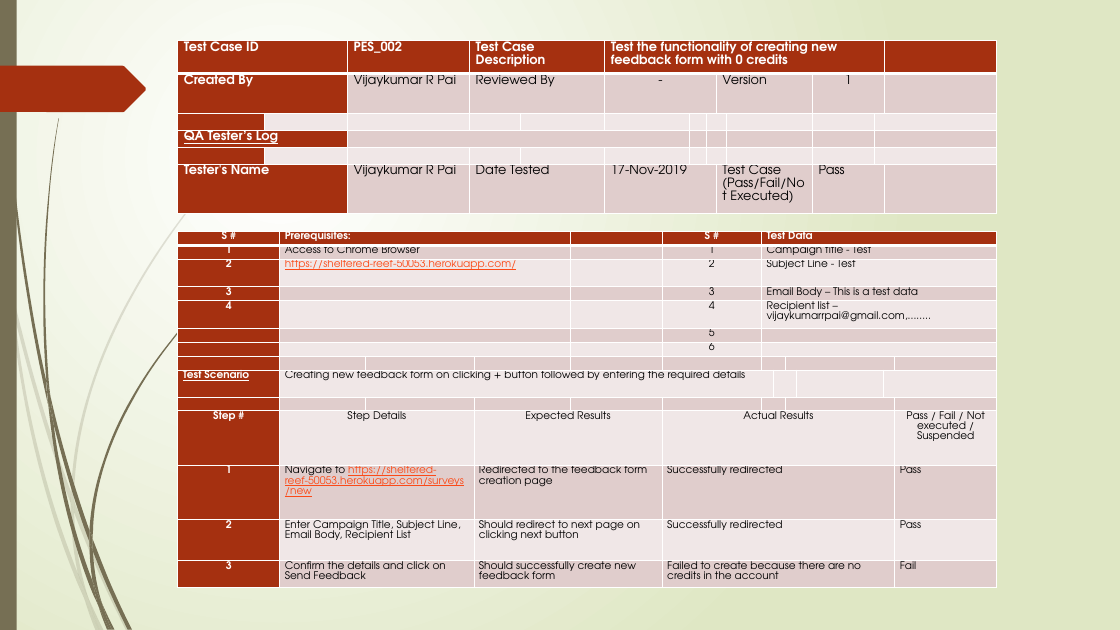
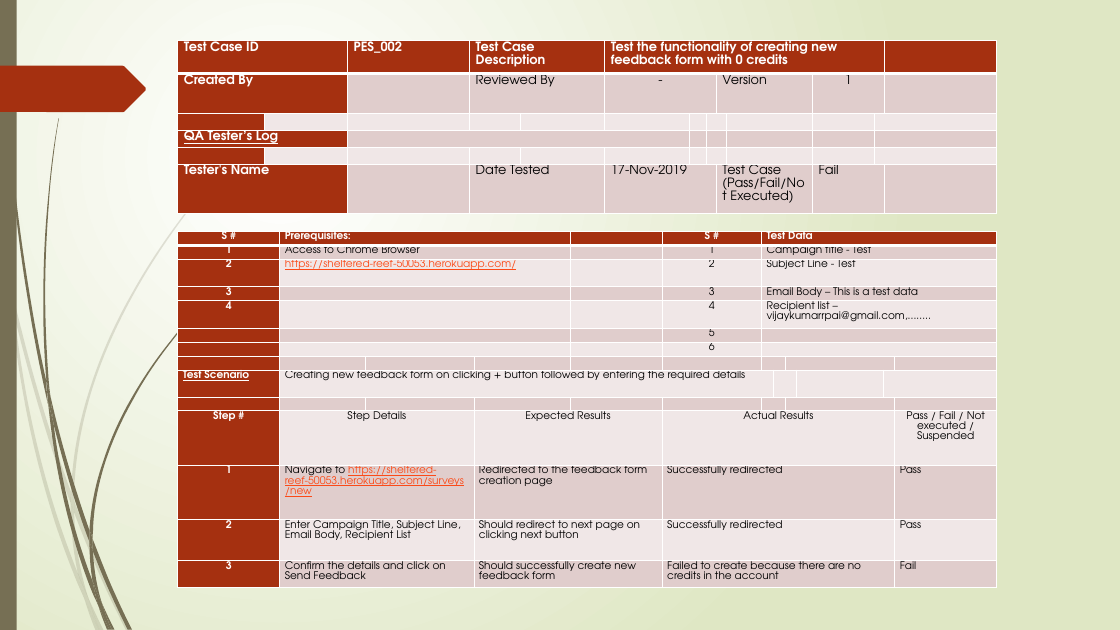
Before and after one commit to vijaykumarrpai/mca-code, a slide deck: slide 16 of 5thSem/Project/Bulk Email Aggregtor - Final.pptx (slide 15 before the commit). Drawn at 1120x630 pixels with LibreOffice and Linux fonts; fonts in the diff are those of the drawing. Boxes give left, top, right and bottom in pixels: in the first picture for what was removed or moved away, otherwise in the second. Text is boxed around its words. In the diff, an @@ line names an element or a change of style, - is before the commit and + after.

```diff
--- a/5thSem/Project/Bulk Email Aggregtor - Final.pptx
+++ b/5thSem/Project/Bulk Email Aggregtor - Final.pptx
@@ table at (x1=178, y1=41, x2=996, y2=429) @@
-row 2, column 3: Vijaykumar R Pai
+row 2, column 3: 
-row 6, column 3: Vijaykumar R Pai
+row 6, column 3: 
-row 6, column 11: Pass
+row 6, column 11: Fail
```
Also in this commit, not shown: 14 other slides changed, 3 slides added, 2 slides removed, 20 other files.
